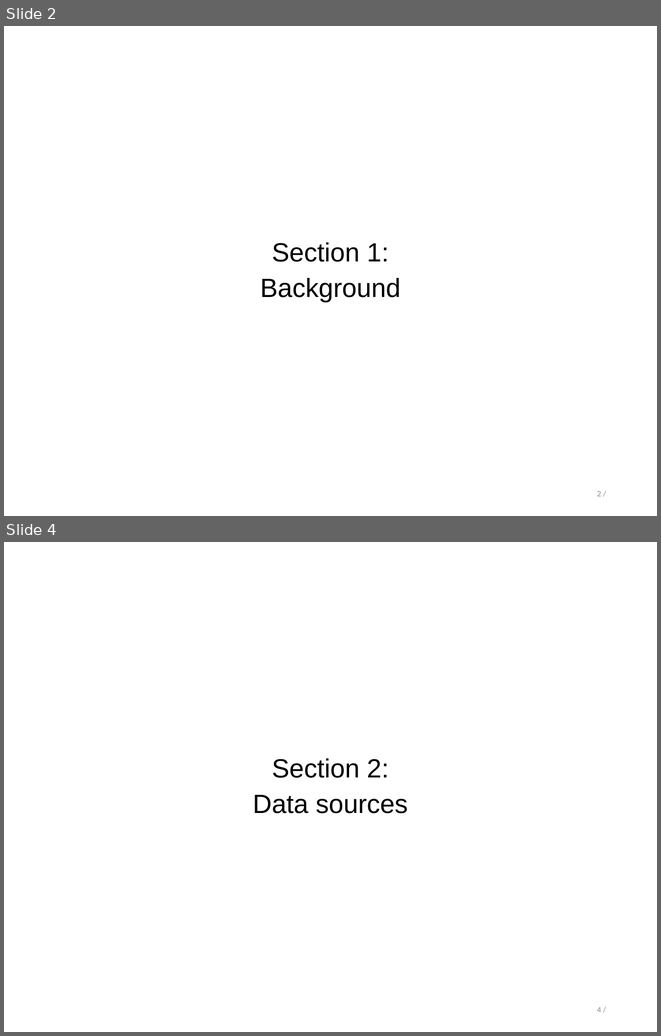
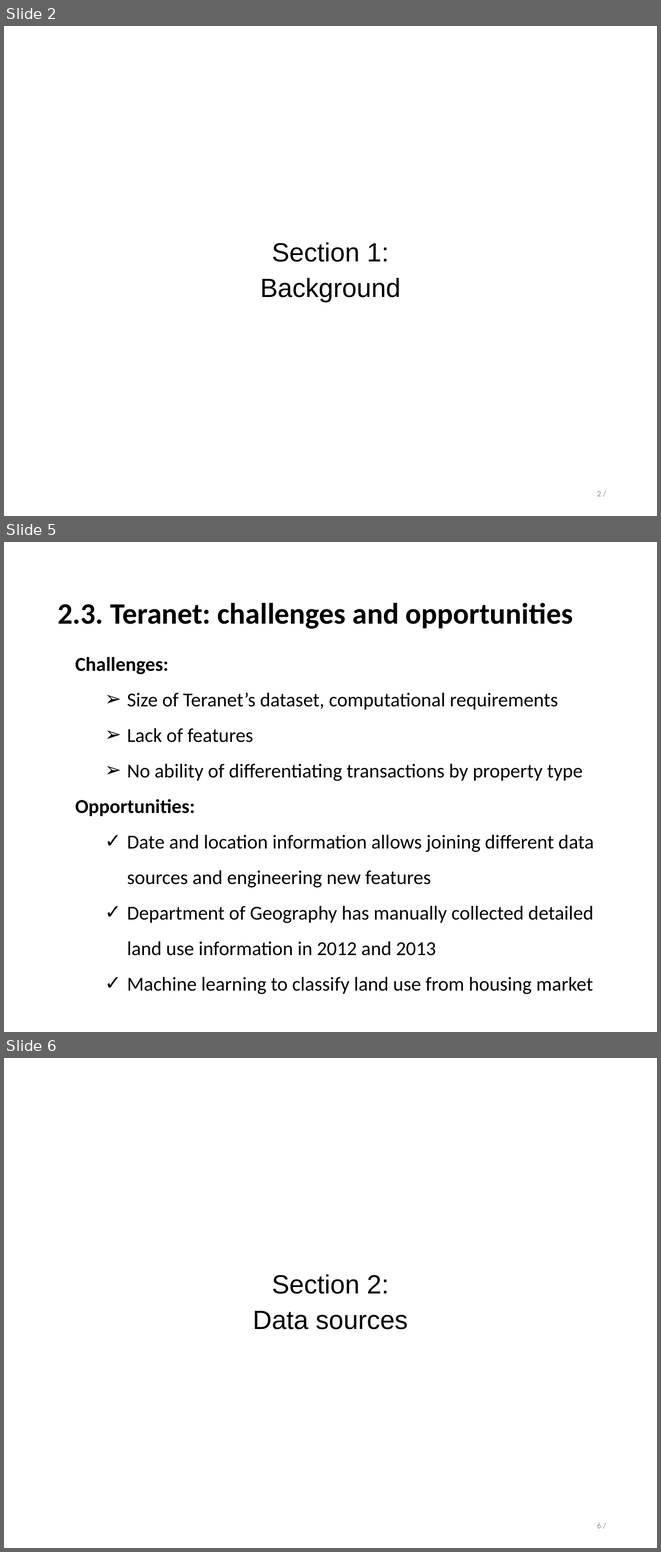
Before and after one commit to stepan-o/thesis, a slide deck: presentations/final_presentation.pptx. Shown one above the other, each under a label of ours: slides 2 and 4 before the commit, slides 2, 5 and 6 after it; the slides between them are not shown. The pictures are 661x1036 and 661x1552 pixels, drawn with LibreOffice and Linux fonts; fonts in the diff are those of the drawing. Boxes give left, top, right and bottom in pixels: in the first picture for what was removed or moved away, otherwise in the second. Text is boxed around its words. In the diff, an @@ line names an element or a change of style, - is before the commit and + after.

```diff
--- a/presentations/final_presentation.pptx
+++ b/presentations/final_presentation.pptx
@@ slide 5 added at box(4, 542, 657, 1032), background #FFFFFF @@
@@ text added at box(58, 602, 573, 629), 36 pt, text #000000, bold @@
+2.3. Teranet: challenges and opportunities
@@ text added at box(75, 657, 594, 994), 24 pt, text #000000 @@
+Challenges:
+  ➢ Size of Teranet’s dataset, computational requirements
+  ➢ Lack of features
+  ➢ No ability of differentiating transactions by property type
+  Opportunities:
+    ✓ Date and location information allows joining different data sources and engineering new features
+    ✓ Department of Geography has manually collected detailed land use information in 2012 and 2013
+    ✓ Machine learning to classify land use from housing market
@@ what was slide 4 is now slide 6 @@
@@ page number at box(597, 1523, 601, 1528): text changed @@
-4 /
+6 /
```
Also in this commit, not shown: 12 slides changed, 16 other slides added, 4 slides removed.
